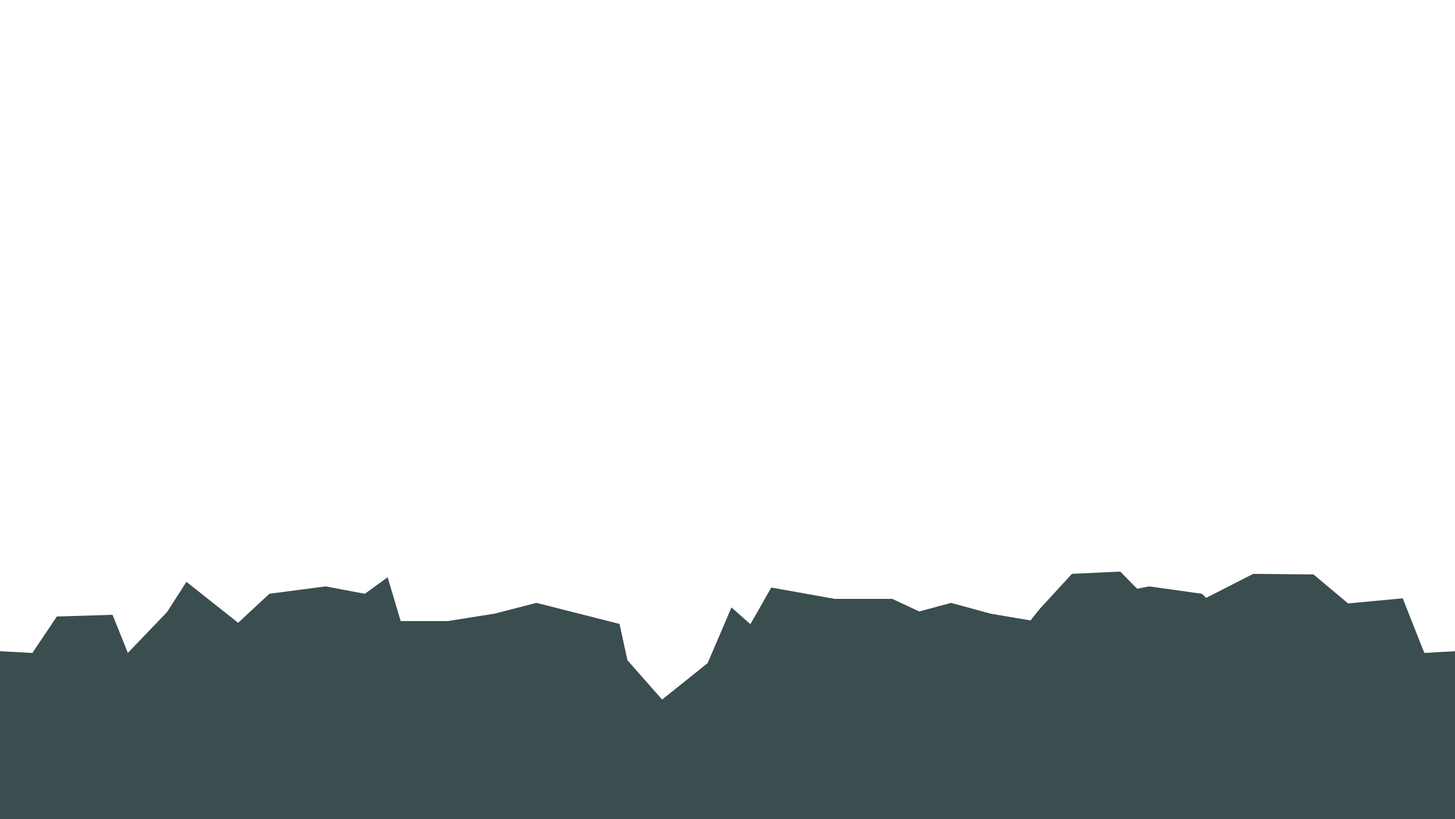
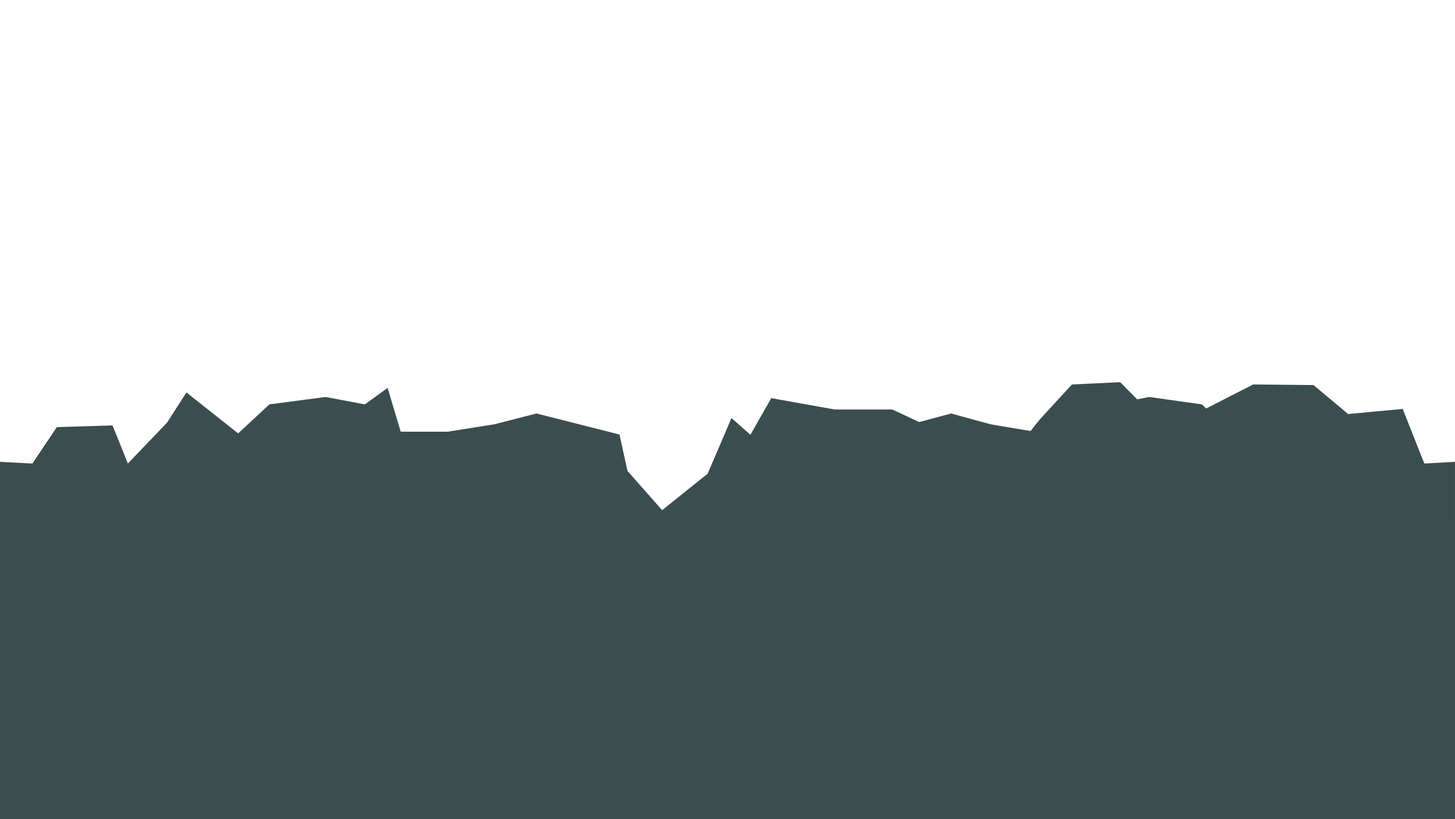
Before/after of a 1455 × 819 layered artwork. What changed in the layer stack:
painted on "BackgroundDiff" over [0, 382, 1455, 819]
removed layer "Background" (1st of 2) over [727, 577, 1455, 819]
removed layer "Background" (2nd of 2) over [0, 577, 775, 700]
